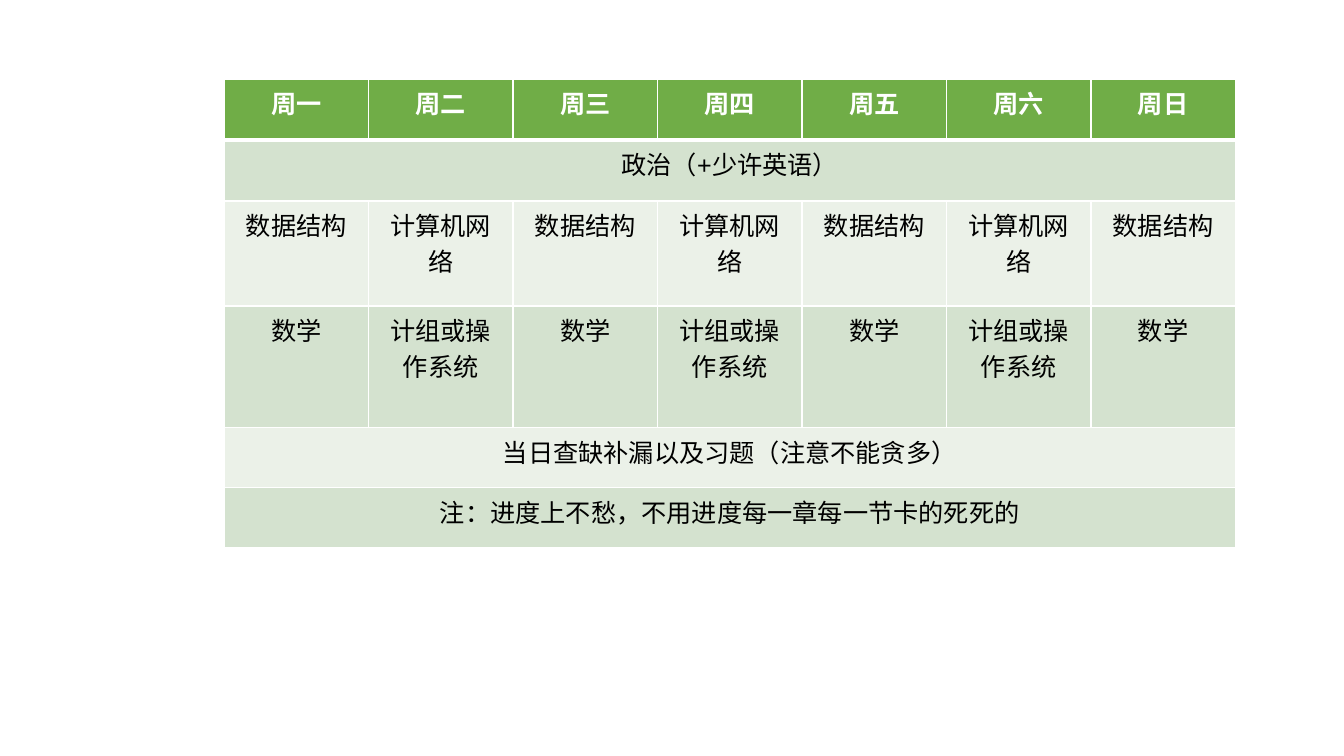
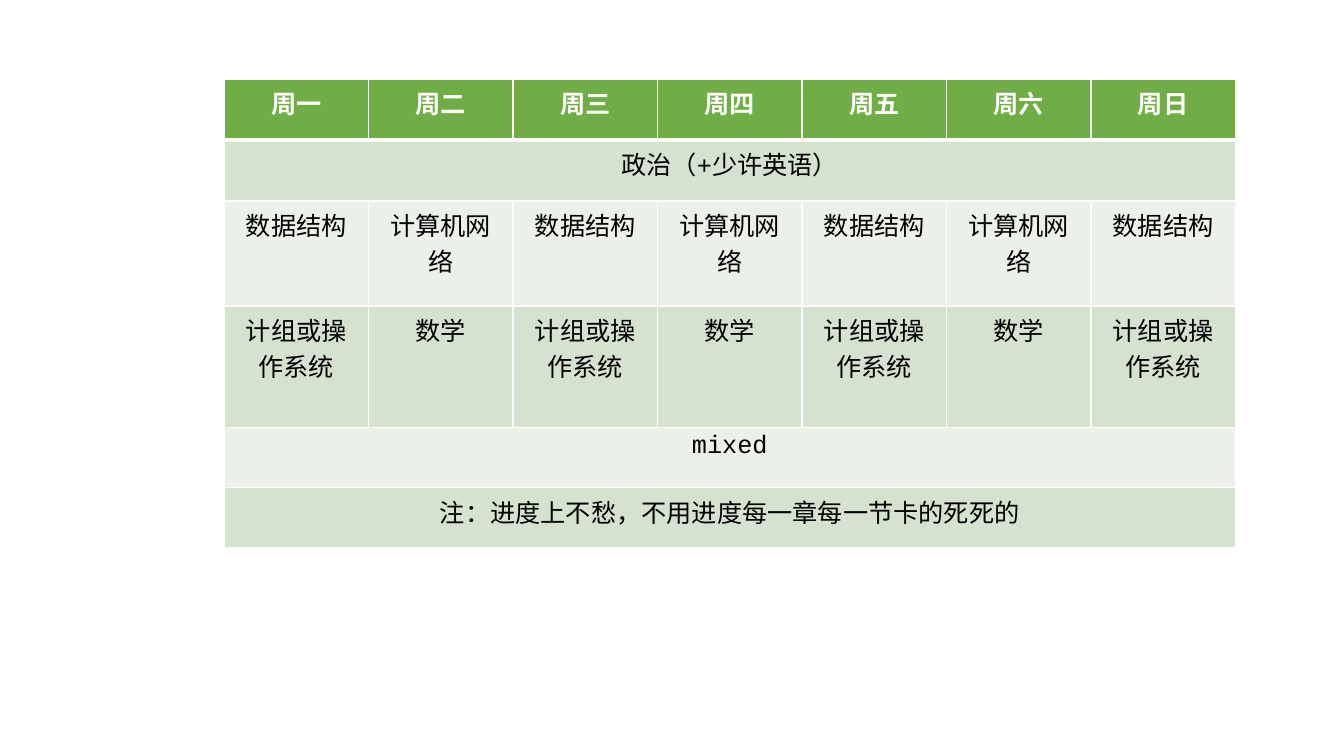
Before and after one commit to AtoshDustosh/NPEE-nju-journal, a slide deck: slide 1 of 考研进度安排.pptx. Drawn at 1344x756 pixels with LibreOffice and Linux fonts; fonts in the diff are those of the drawing. Boxes give left, top, right and bottom in pixels: in the first picture for what was removed or moved away, otherwise in the second. Text is boxed around its words. In the diff, an @@ line names an element or a change of style, - is before the commit and + after.

```diff
--- a/考研进度安排.pptx
+++ b/考研进度安排.pptx
@@ table at (x1=224, y1=80, x2=1233, y2=548) @@
-row 4: 数学 | 计组或操作系统 | 数学 | 计组或操作系统 | 数学 | 计组或操作系统 | 数学
+row 4: 计组或操作系统 | 数学 | 计组或操作系统 | 数学 | 计组或操作系统 | 数学 | 计组或操作系统
-row 5, column 1: 当日查缺补漏以及习题（注意不能贪多）
+row 5, column 1: mixed
```
Also in this commit, not shown: 2 other files.
